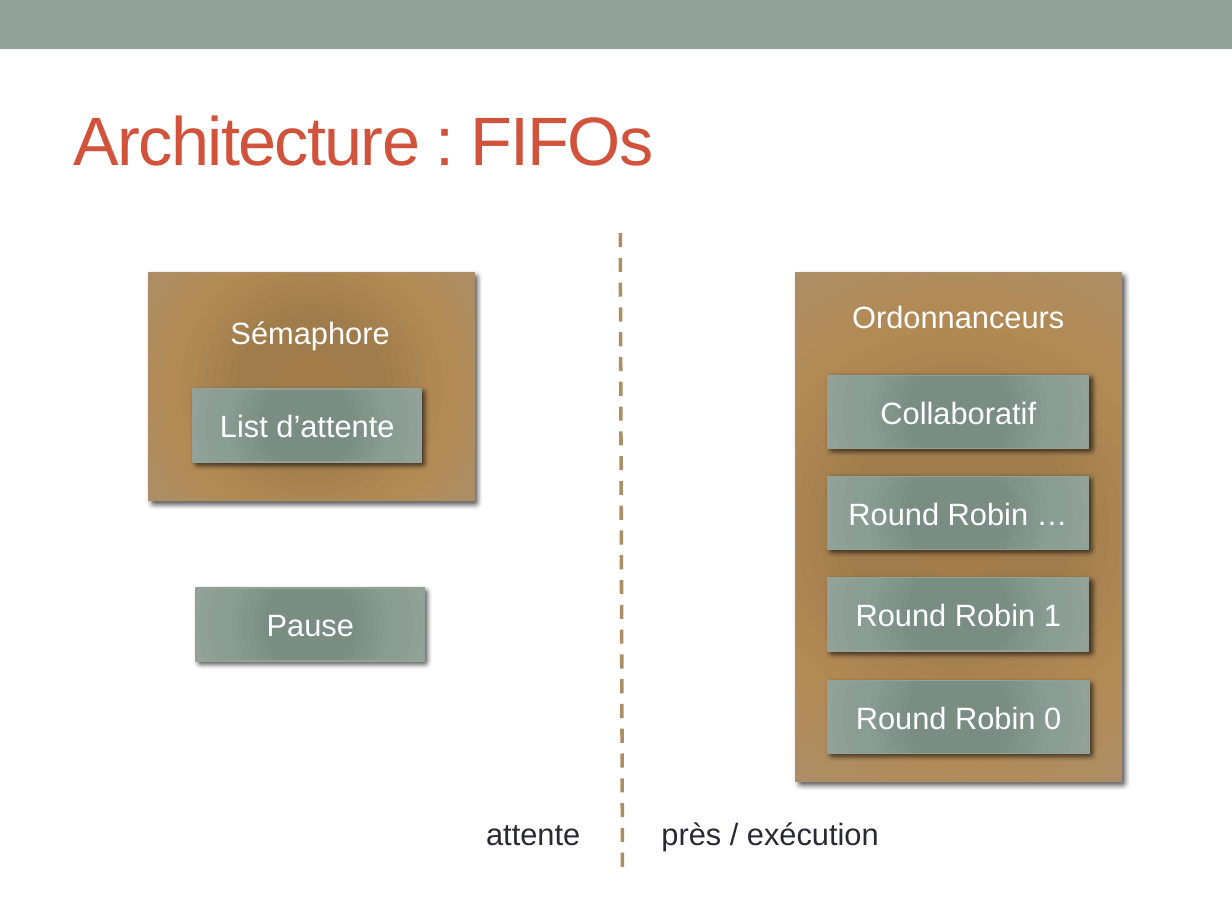
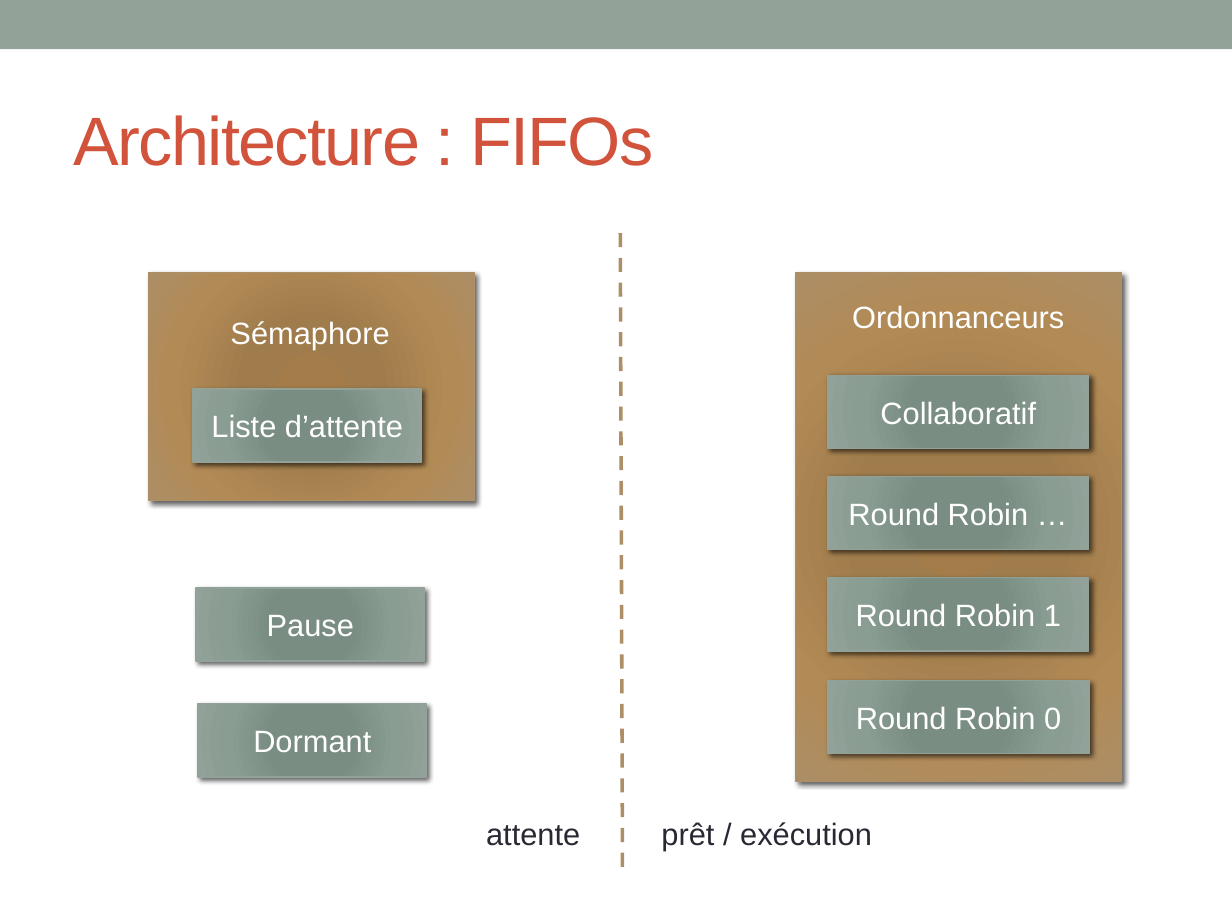
Before and after one commit to INSA-4IF-H4404-2013-2014/RaspiKernel, a slide deck: slide 6 of ppt/presentation.pptx (slide 3 before the commit). Drawn at 1232x924 pixels with LibreOffice and Linux fonts; fonts in the diff are those of the drawing. Boxes give left, top, right and bottom in pixels: in the first picture for what was removed or moved away, otherwise in the second. Text is boxed around its words. In the diff, an @@ line names an element or a change of style, - is before the commit and + after.

```diff
--- a/ppt/presentation.pptx
+++ b/ppt/presentation.pptx
@@ text in rectangle at <box>211,415,403,437</box>: text changed @@
-List d’attente
+Liste d’attente
@@ rectangle added at <box>198,703,426,776</box>, fill gradient #7B8E82 to #7B8D83 to #8A9E92 to #93A299, outline #93A299 0.75 pt, 18 pt, text #FFFFFF @@
+Dormant
@@ text at <box>661,822,872,851</box>: text changed @@
-près / exécution
+prêt / exécution
```
Also in this commit, not shown: 2 other slides changed, 3 slides added.
